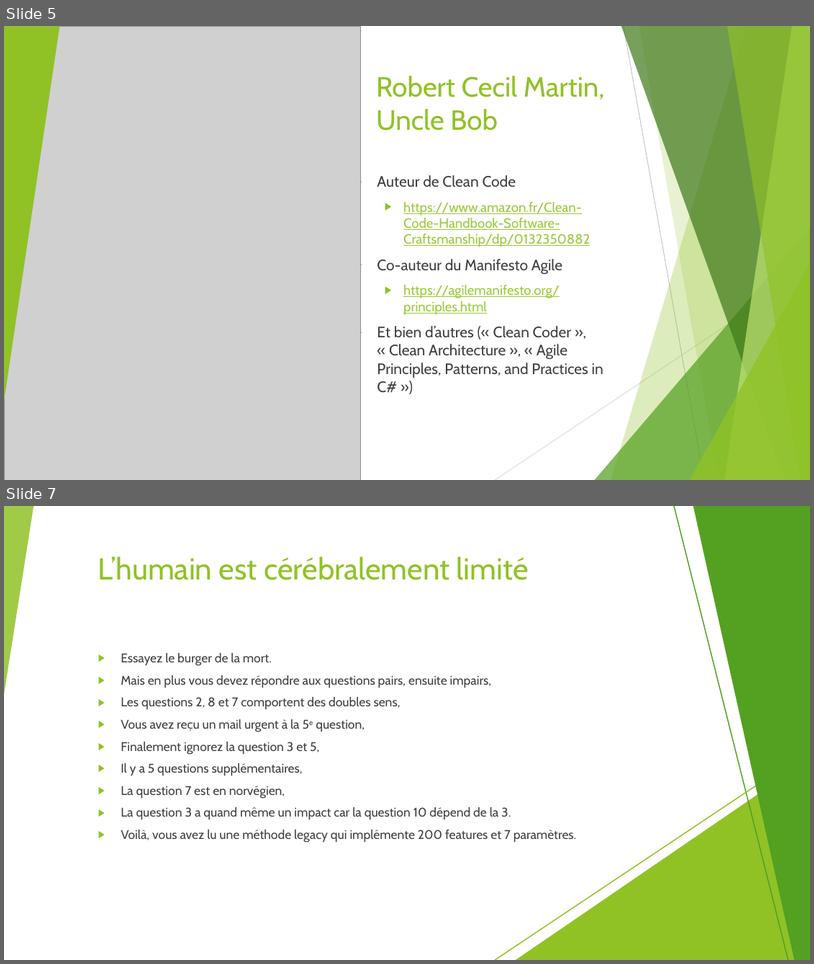
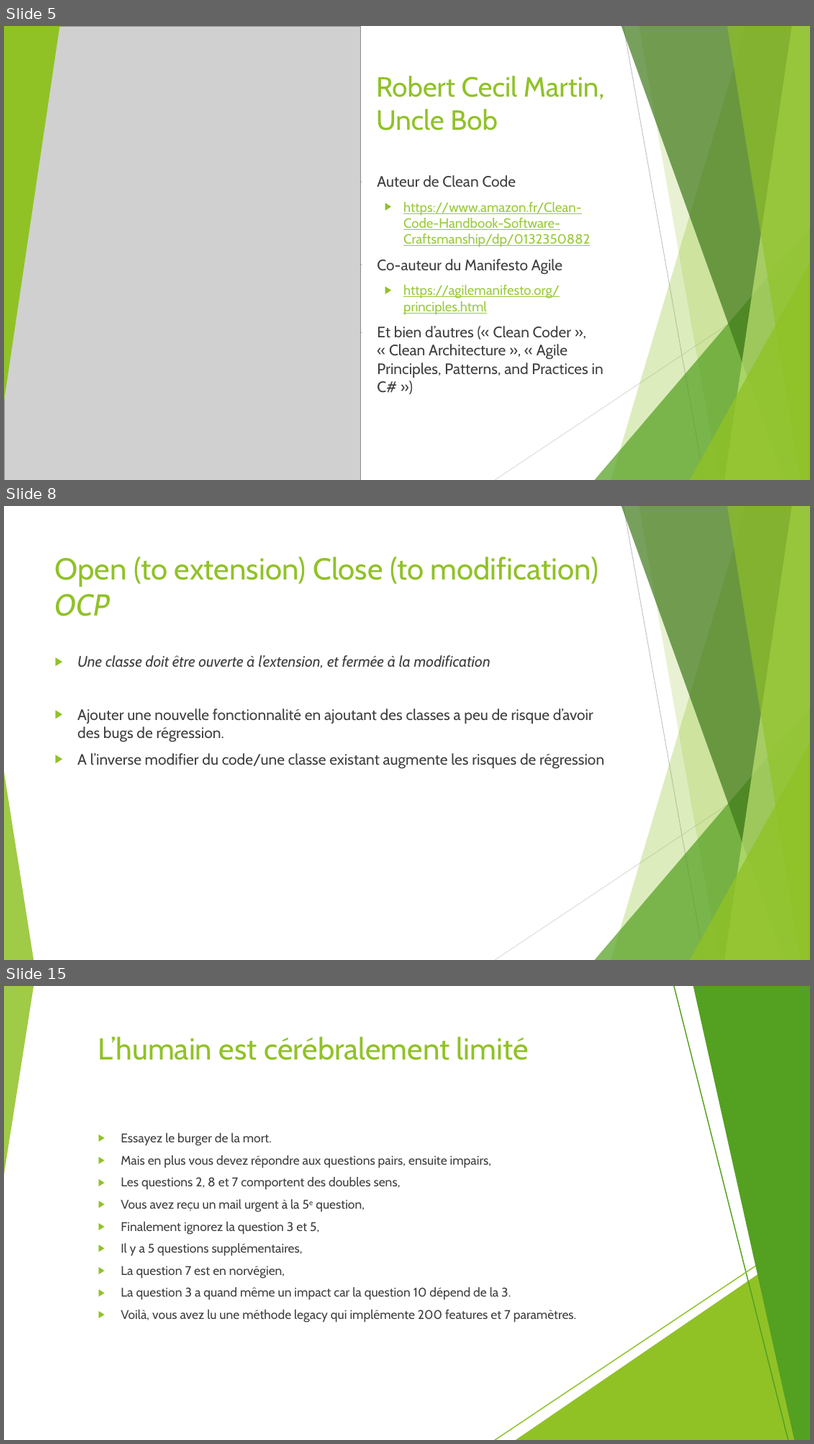
Before and after one commit to worming004/SimpleIsNotEasy, a slide deck: PPT/Easy != Simple.pptx. Shown one above the other, each under a label of ours: slides 5 and 7 before the commit, slides 5, 8 and 15 after it; the slides between them are not shown. The pictures are 814x964 and 814x1444 pixels, drawn with LibreOffice and Linux fonts; fonts in the diff are those of the drawing; grey boxes stand for pictures. Boxes give left, top, right and bottom in pixels: in the first picture for what was removed or moved away, otherwise in the second. Text is boxed around its words. In the diff, an @@ line names an element or a change of style, - is before the commit and + after.

```diff
--- a/PPT/Easy != Simple.pptx
+++ b/PPT/Easy != Simple.pptx
@@ slide 8 added at <box>4,506,810,960</box>, background #FFFFFF; not listed: 10 template elements that a slide beside it also shows @@
@@ title added at <box>55,556,599,616</box>, 36 pt, text #90C226 @@
+Open (to extension) Close (to modification) OCP
@@ text added at <box>77,655,604,769</box>, 18 pt, text #404040 @@
+▶ Une classe doit être ouverte à l’extension, et fermée à la modification
+▶ Ajouter une nouvelle fonctionnalité en ajoutant des classes a peu de risque d’avoir des bugs de régression.
+▶ A l’inverse modifier du code/une classe existant augmente les risques de régression
@@ what was slide 7 is now slide 15 @@
```
Also in this commit, not shown: 12 slides changed, 7 other slides added, 15 other files.
